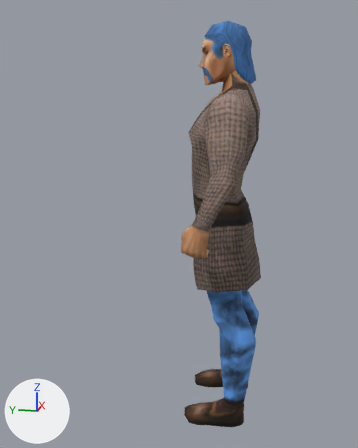
The glTF model assets/models/units/brit_villager.glb, before and after one commit.
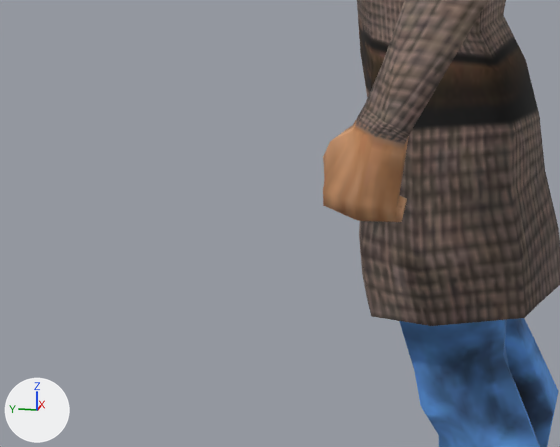
There are two pictures of each version: one whole from a 50 mm lens placed at (-2.104, -0.216, 1.386), pointed at (-0.007, 0.203, 0.862), one close up on the part from 21% to 73% of the width and 41% to 74% of the height. Arrows for +X, +Y and +Z are at lower left; the lights stay in place. The last two pictures show the newer version. Where no turn or scale is listed for an object, it has been applied to the vertices.

In view in the first close-up: 'brit_villager_part0'.
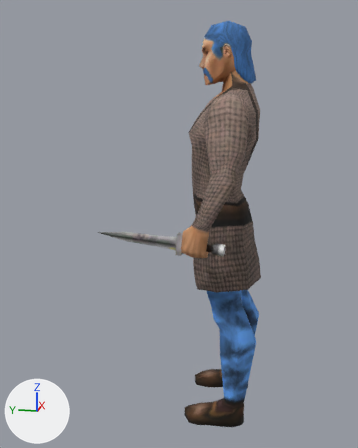
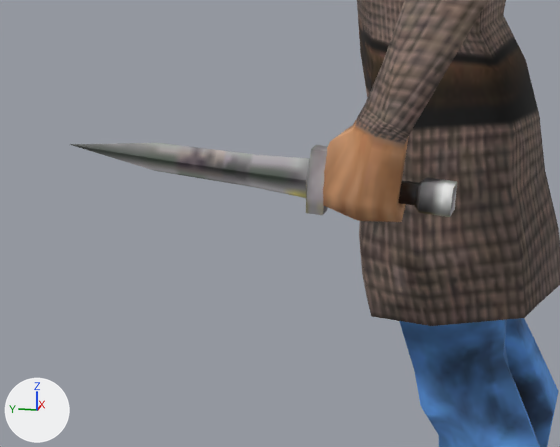
The newer file is also turned or shifted as a whole; pictures and numbers use the older file's frame.

Location of each change, (x1, y1, x2, y2) in pixels of the close-ups (560 x 447 px):
'brit_villager_part2', added: after (69, 143, 457, 217)

Edits to the bpy script that builds the scene:
```text
Add img_tex2:
    img_tex2 = load_image('tex2', '_unpacked/tex2', 256, 256, 'sRGB')
Add mat_mat2:
    mat_mat2 = principled_material('mat2')
    mat_mat2.texture = img_tex2
    mat_mat2.roughness = 0.9
Add me_brit_villager_part2:
    me_brit_villager_part2.from_pydata(...)  # 41 vertices, 78 faces; spans x -0.357..-0.311, y -0.039..0.469, z 0.822..0.908
    me_brit_villager_part2.materials.append(mat_mat2)  # picture img_tex2
Add ob_brit_villager_part2:
    ob_brit_villager_part2 = bpy.data.objects.new('brit_villager_part2', me_brit_villager_part2)
    ob_brit_villager_part2.location = (0.0, 0.001, 0.0)
```
